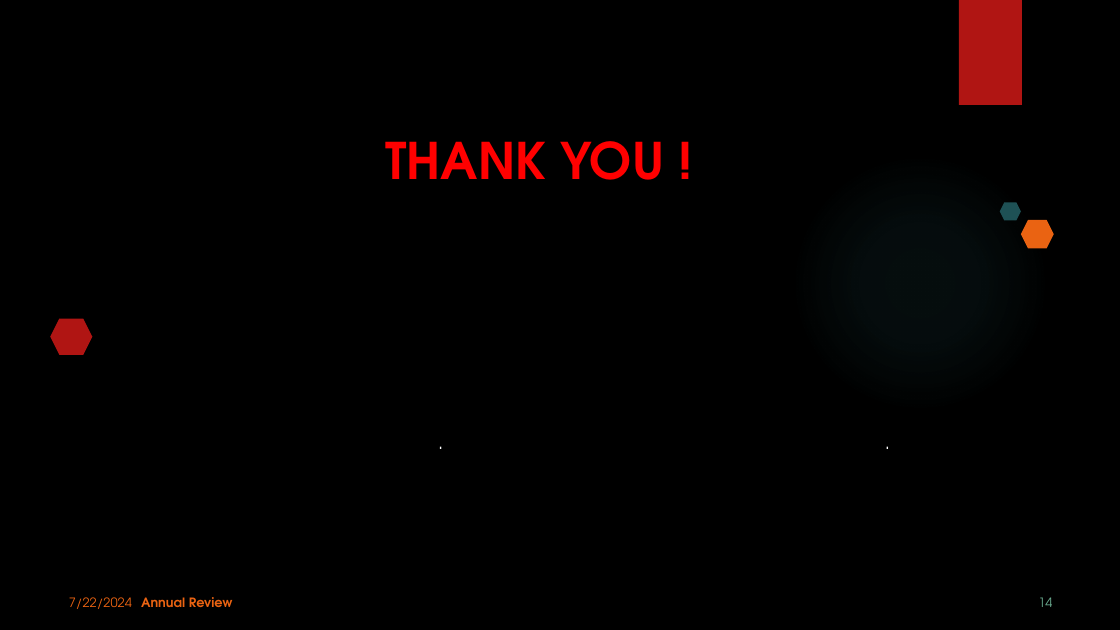
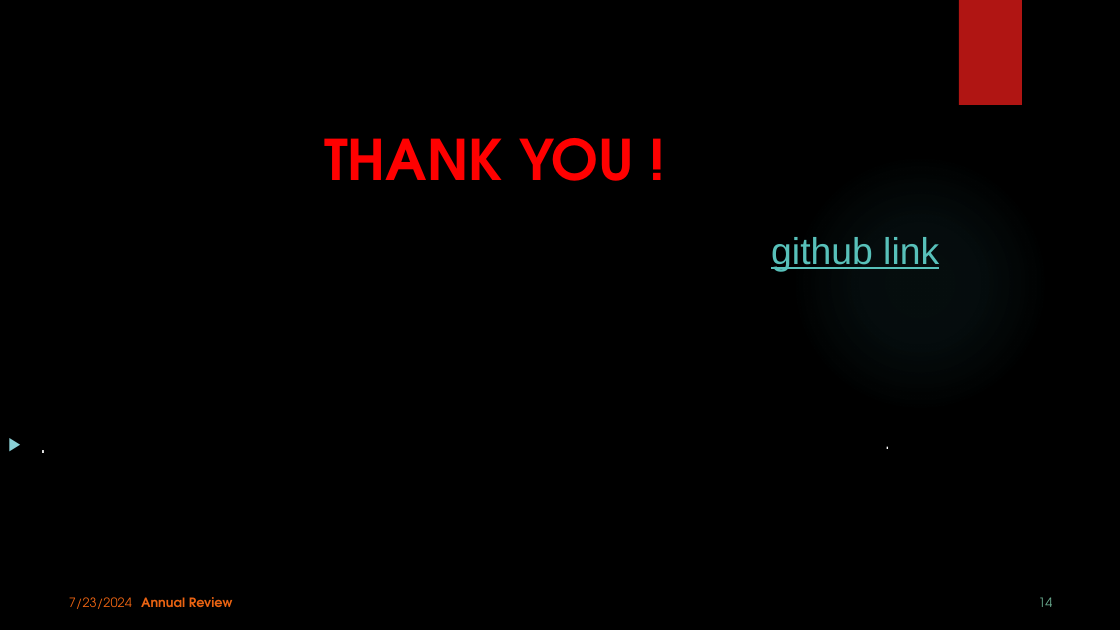
Before and after one commit to Tejas3400/PowerBi_Final_Project, a slide deck: slide 14 of PPT_PoweBi_FinalProject_TejasDhamane.pptx. Drawn at 1120x630 pixels with LibreOffice and Linux fonts; fonts in the diff are those of the drawing; background and template pictures are left out. Boxes give left, top, right and bottom in pixels: in the first picture for what was removed or moved away, otherwise in the second. Text is boxed around its words. In the diff, an @@ line names an element or a change of style, - is before the commit and + after.

```diff
--- a/PPT_PoweBi_FinalProject_TejasDhamane.pptx
+++ b/PPT_PoweBi_FinalProject_TejasDhamane.pptx
@@ title "THANK YOU !": place and size @@
-title "THANK YOU !" at bbox=[385, 141, 665, 180]
+title "THANK YOU !" at bbox=[324, 138, 634, 181]
@@ title "THANK YOU !" at bbox=[324, 138, 634, 181]: size 43.2 to 48 pt @@
@@ hexagon removed at bbox=[1000, 202, 1021, 221] @@
@@ text added at bbox=[771, 237, 939, 272], 32 pt, text #58C1BA, underline @@
+github link
@@ hexagon removed at bbox=[1021, 220, 1054, 249] @@
@@ hexagon removed at bbox=[50, 318, 92, 355] @@
@@ text ".": place and size @@
-text "." at bbox=[343, 427, 539, 528]
+text "." at bbox=[0, 427, 197, 528]
@@ text "." at bbox=[0, 427, 197, 528]: size 16 to 20 pt; alignment centre to left; bullet none to ▶ @@
@@ text at bbox=[69, 597, 132, 609]: text changed @@
-7/22/2024
+7/23/2024
```
Also in this commit, not shown: 13 other slides changed.
